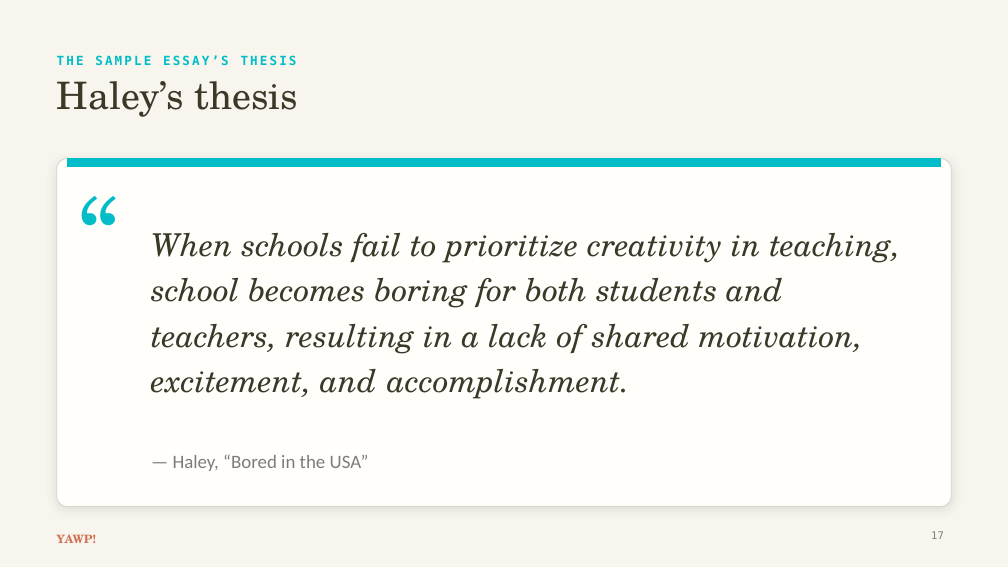
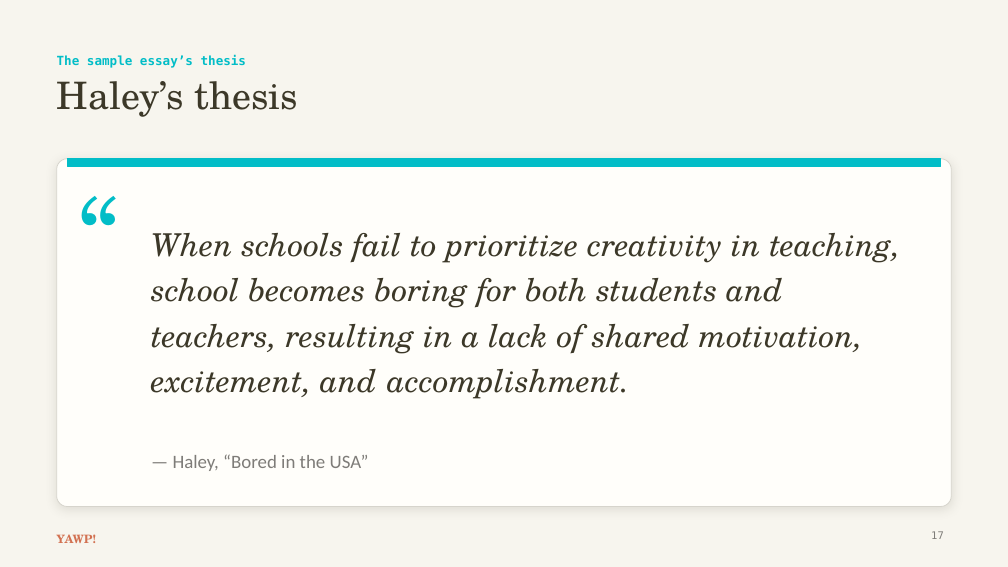
Before and after one commit to The-Connell-School/yawp, a slide deck: slide 17 of services/web-app/resources/thesis-essay-decks/lesson-5-body-paragraphs.pptx. Drawn at 1008x567 pixels with LibreOffice and Linux fonts; fonts in the diff are those of the drawing. Boxes give left, top, right and bottom in pixels: in the first picture for what was removed or moved away, otherwise in the second. Text is boxed around its words. In the diff, an @@ line names an element or a change of style, - is before the commit and + after.

```diff
--- a/services/web-app/resources/thesis-essay-decks/lesson-5-body-paragraphs.pptx
+++ b/services/web-app/resources/thesis-essay-decks/lesson-5-body-paragraphs.pptx
@@ text at (x1=57, y1=55, x2=246, y2=68): text changed @@
-THE SAMPLE ESSAY’S THESIS
+The sample essay’s thesis
```
Also in this commit, not shown: 23 other slides changed, 25 other files.
